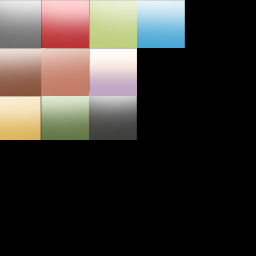
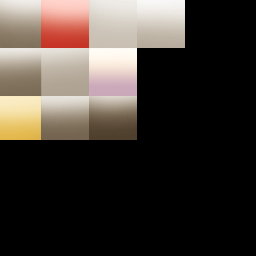
Before/after of a w=256, h=256 layered artwork. What changed in the layer stack:
renamed "Group 2 copy" to "Group 2 copy 4", hid the group it (11 layers) over (0, 0, 185, 140)
added layer "Group 2 copy 3" above "Group 2" over (0, 0, 185, 140)
